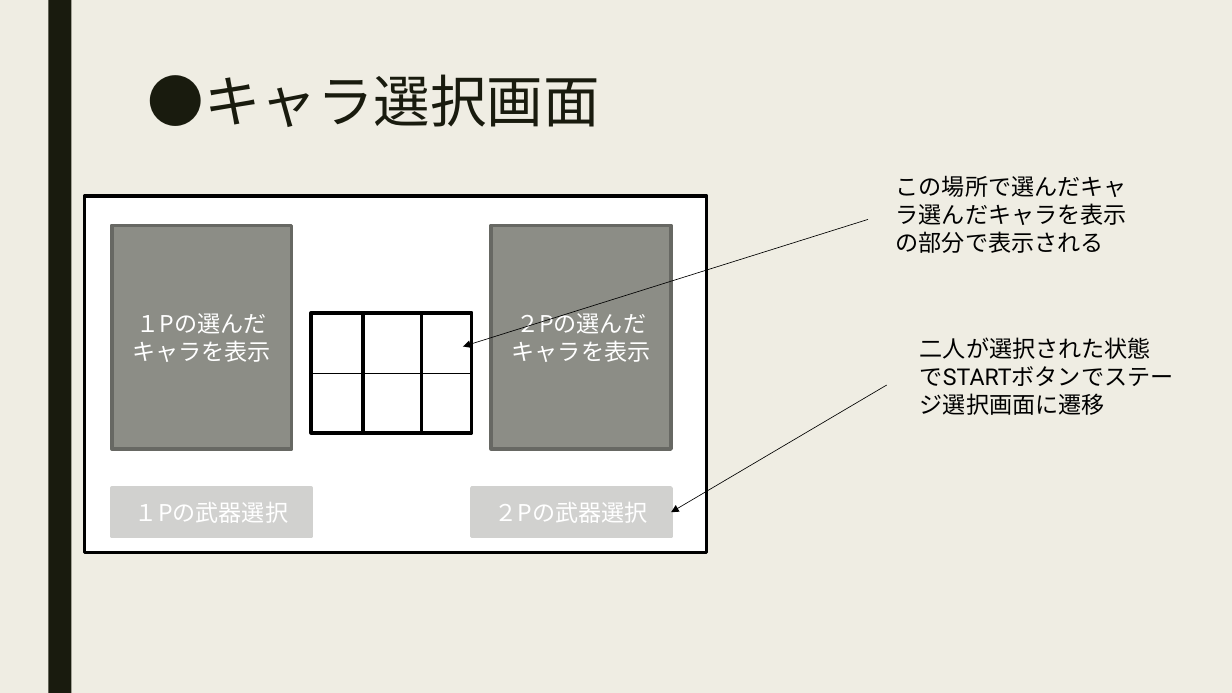
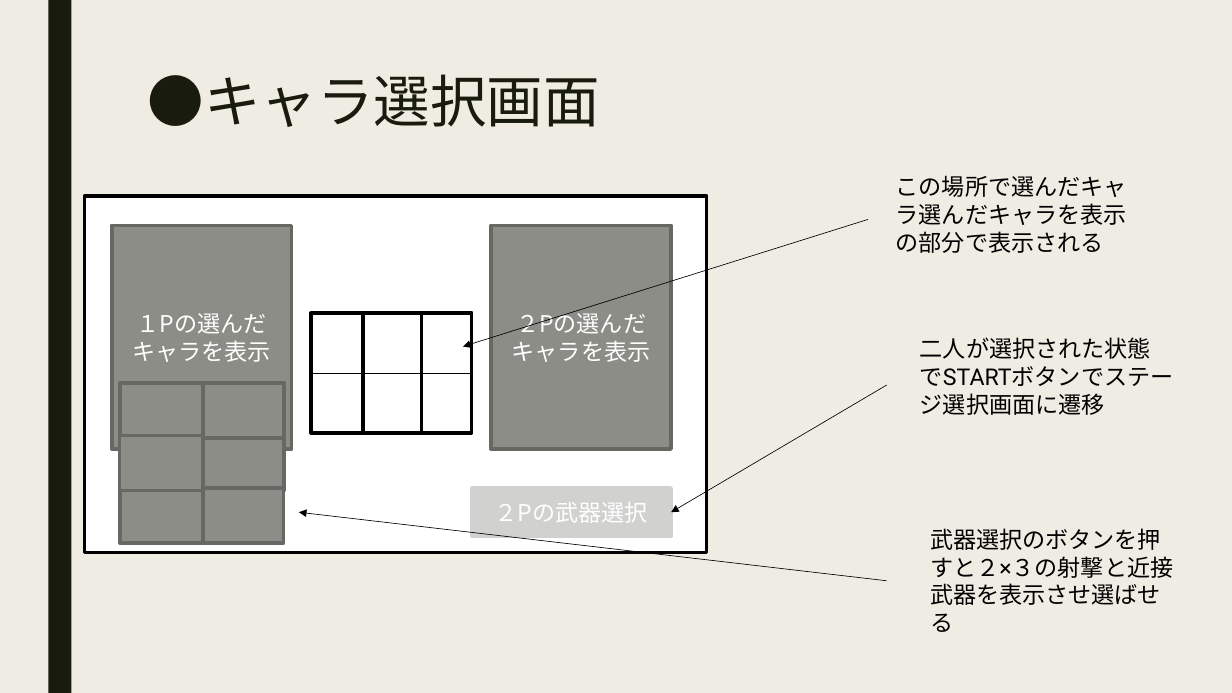
Before and after one commit to Specification/SpaceBattleShip, a slide deck: slide 6 of doc/後期プロゼミ仕様書UFO.pptx. Drawn at 1232x693 pixels with LibreOffice and Linux fonts; fonts in the diff are those of the drawing. Boxes give left, top, right and bottom in pixels: in the first picture for what was removed or moved away, otherwise in the second. Text is boxed around its words. In the diff, an @@ line names an element or a change of style, - is before the commit and + after.

```diff
--- a/doc/後期プロゼミ仕様書UFO.pptx
+++ b/doc/後期プロゼミ仕様書UFO.pptx
@@ rectangle added at box(120, 384, 203, 439), fill #8C8D86, outline #686863 2.75 pt @@
@@ rectangle added at box(201, 384, 284, 439), fill #8C8D86, outline #686863 2.75 pt @@
@@ rectangle added at box(120, 435, 203, 491), fill #8C8D86, outline #686863 2.75 pt @@
@@ rectangle added at box(201, 435, 284, 491), fill #8C8D86, outline #686863 2.75 pt @@
@@ rectangle removed at box(112, 488, 311, 537) @@
-１Pの武器選択
@@ rectangle added at box(120, 488, 203, 543), fill #8C8D86, outline #686863 2.75 pt @@
@@ rectangle added at box(201, 488, 284, 543), fill #8C8D86, outline #686863 2.75 pt @@
@@ arrow added from (887, 581) to (299, 512), #000000 0.5 pt @@
@@ text added at box(930, 528, 1173, 578), 18 pt, text #000000 @@
+武器選択のボタンを押すと２×３の射撃と近接武器を表示させ選ばせる
```
Also in this commit, not shown: 8 other slides changed, 2 slides added, 1 other file.
